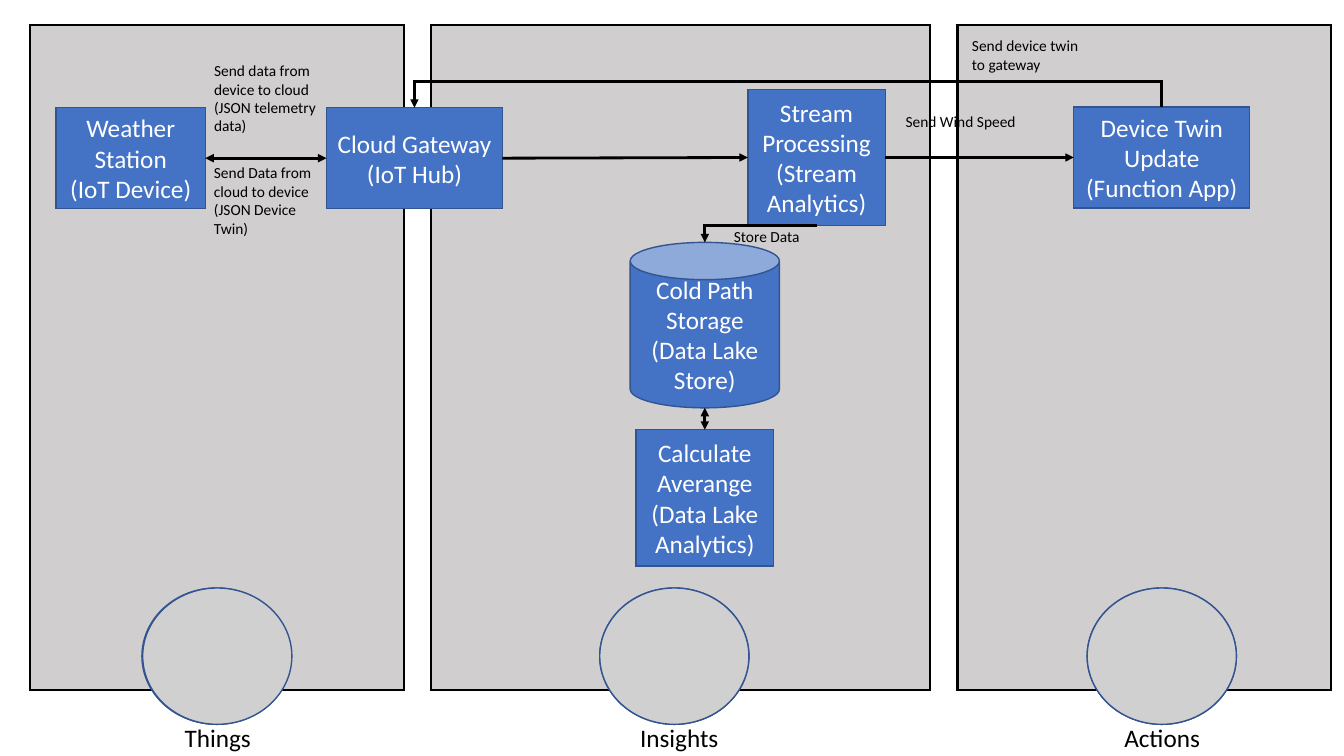
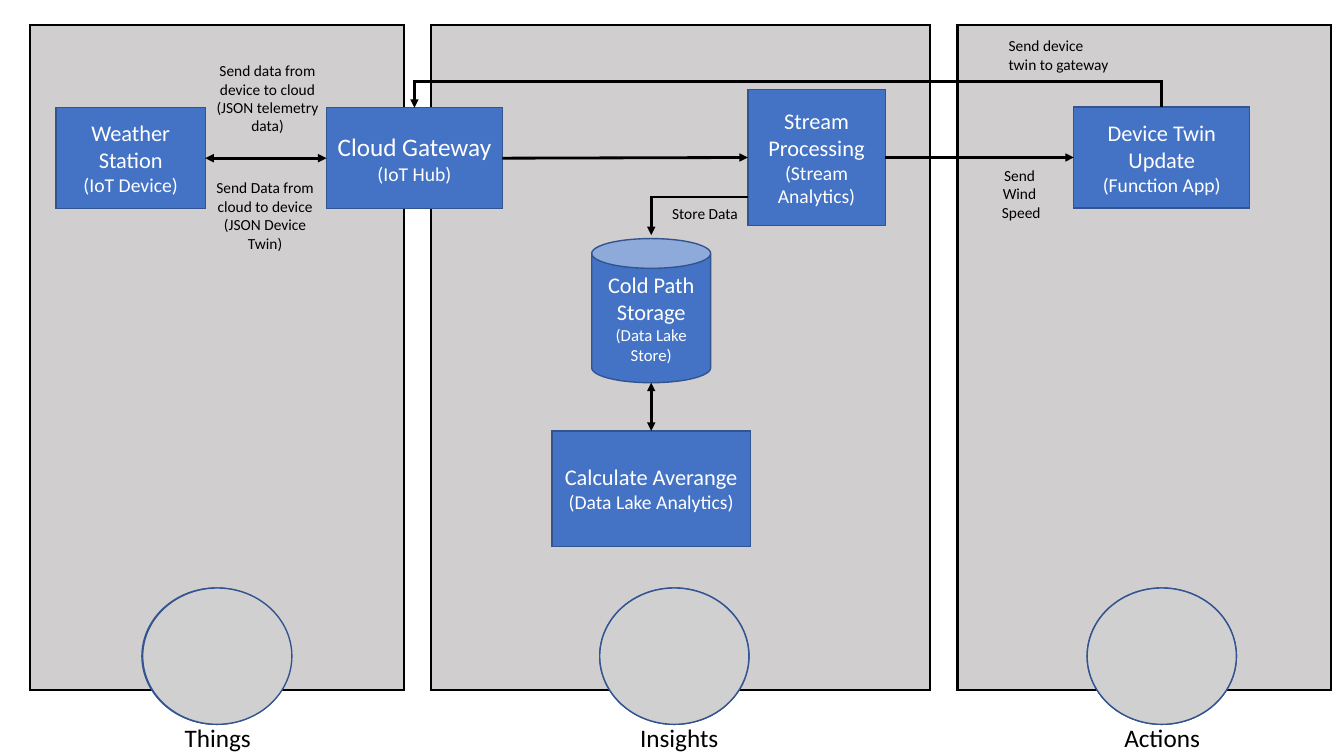
Before and after one commit to DavidSchmidt1/IoTCapstone-Projekt-master, a slide deck: slide 1 of Lab1/WeatherStationArchitecture-36FB8F6A.pptx. Drawn at 1344x756 pixels with LibreOffice and Linux fonts; fonts in the diff are those of the drawing; grey boxes stand for pictures. Boxes give left, top, right and bottom in pixels: in the first picture for what was removed or moved away, otherwise in the second. Text is boxed around its words. In the diff, an @@ line names an element or a change of style, - is before the commit and + after.

```diff
--- a/Lab1/WeatherStationArchitecture-36FB8F6A.pptx
+++ b/Lab1/WeatherStationArchitecture-36FB8F6A.pptx
@@ text "Send data from device to ..." at [217,65,318,133]: alignment left to centre @@
@@ text "Send device twin to gateway" rewrapped from [972,40,1078,73] to [1009,40,1108,73] @@
@@ rectangle "Weather" at [56,108,206,209]: size 18 to 16 pt in "Weather", "Station"; size 18 to 14 pt in "(IoT Device)" @@
@@ rectangle "Stream Processing (Stream Analytics)" at [748,90,885,226]: size 18 to 16 pt in "Stream Processing"; size 18 to 14 pt in "(Stream Analytics)" @@
@@ rectangle "Device Twin" at [1074,107,1250,208]: size 18 to 16 pt in "Device Twin", "Update"; size 18 to 14 pt in "(Function App)" @@
@@ text "Send Data from cloud to ..." at [216,182,313,251]: alignment left to centre @@
@@ text "Send Data from cloud to ...": place and size @@
-text "Send Data from cloud to ..." at [214,167,311,236]
+text "Send Data from cloud to ..." at [216,182,313,251]
@@ text in rectangle at [377,167,452,184]: size 18 to 14 pt in "(IoT Hub)" @@
@@ text at [1002,170,1041,221]: text changed @@
-Send Wind Speed
+Send
+Wind
+Speed
@@ elbow arrow moved from (817, 226) - (705, 242) to (748, 197) - (651, 235) @@
@@ text "Store Data" rewrapped from [734,232,799,247] to [672,209,738,219] @@
@@ cylinder "Cold Path": place and size @@
-cylinder "Cold Path" at [630,242,779,407]
+cylinder "Cold Path" at [592,239,711,383]
@@ cylinder "Cold Path" at [592,239,711,383]: size 18 to 16 pt in "Cold Path", "Storage"; size 18 to 12 pt in "(Data Lake Store)" @@
@@ double arrow moved from (705, 408) - (705, 430) to (651, 383) - (651, 431) @@
@@ rectangle "Calculate Averange": place and size @@
-rectangle "Calculate Averange" at [636,430,773,566]
+rectangle "Calculate Averange" at [553,431,751,546]
@@ rectangle "Calculate Averange" at [553,431,751,546]: size 18 to 16 pt in "Calculate Averange"; size 18 to 14 pt in "(Data Lake Analytics)" @@
```
Also in this commit, not shown: 1 slide added, 2 other files.
